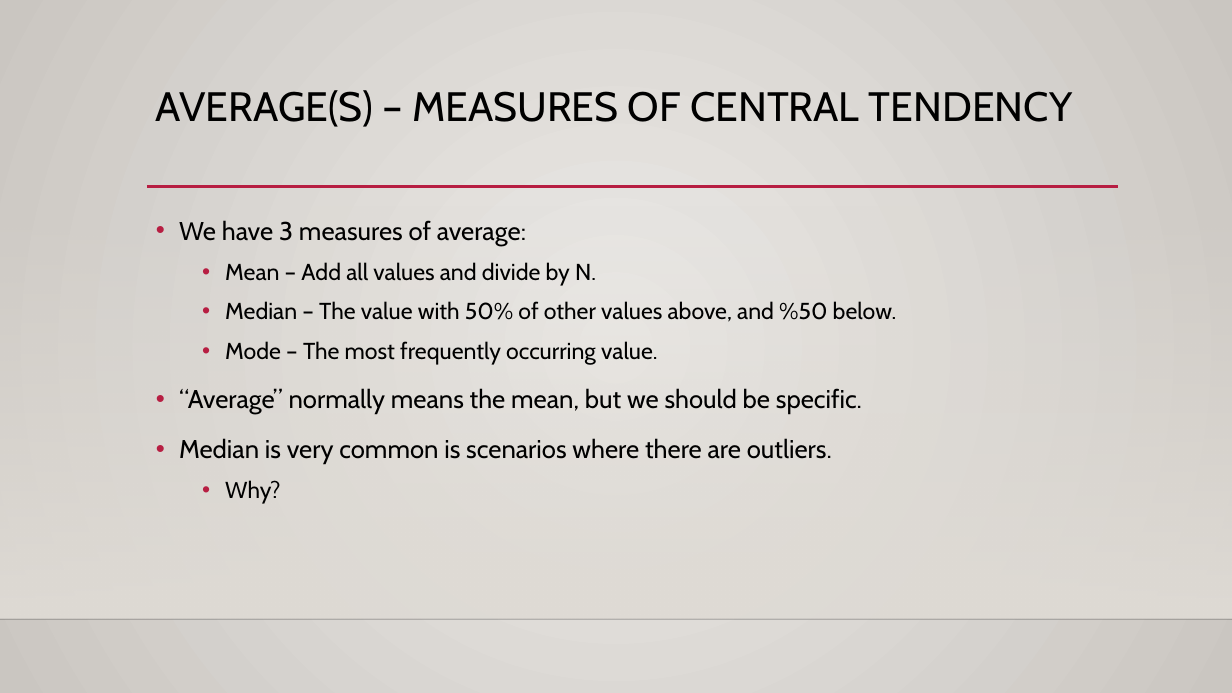
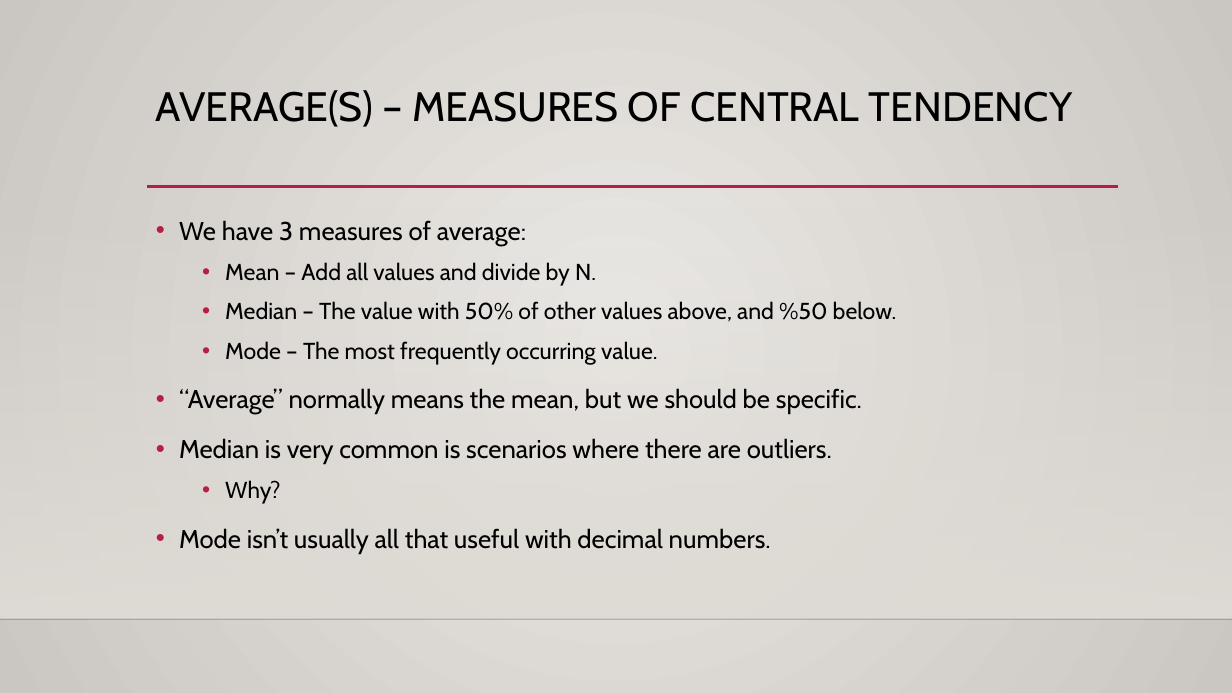
Before and after one commit to AkeemSemper/ML_for_Non_DS_Students, a slide deck: slide 15 of course_resources/slides/Used/006_Basic_Descriptive_Stats.pptx (slide 6 before the commit). Drawn at 1232x693 pixels with LibreOffice and Linux fonts; fonts in the diff are those of the drawing; background and template pictures are left out. Boxes give left, top, right and bottom in pixels: in the first picture for what was removed or moved away, otherwise in the second. Text is boxed around its words. In the diff, an @@ line names an element or a change of style, - is before the commit and + after.

```diff
--- a/course_resources/slides/Used/006_Basic_Descriptive_Stats.pptx
+++ b/course_resources/slides/Used/006_Basic_Descriptive_Stats.pptx
@@ text at (179,528,771,553): paragraph added @@
+• Mode isn’t usually all that useful with decimal numbers.
```
Also in this commit, not shown: 5 other slides changed, 5 slides added.
